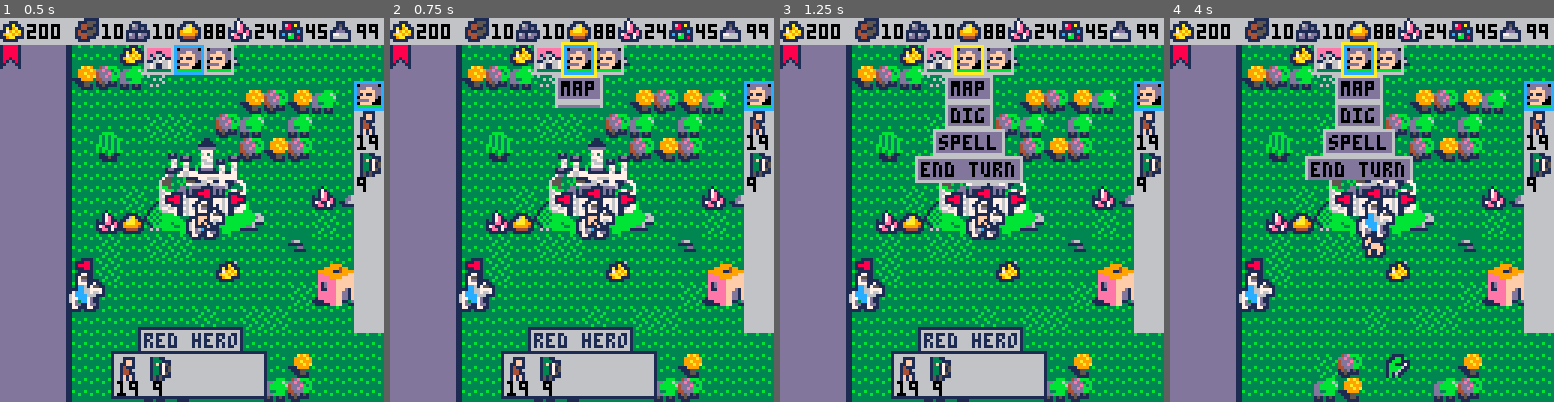
Above: before the commit, frames 1-4 (left to right).
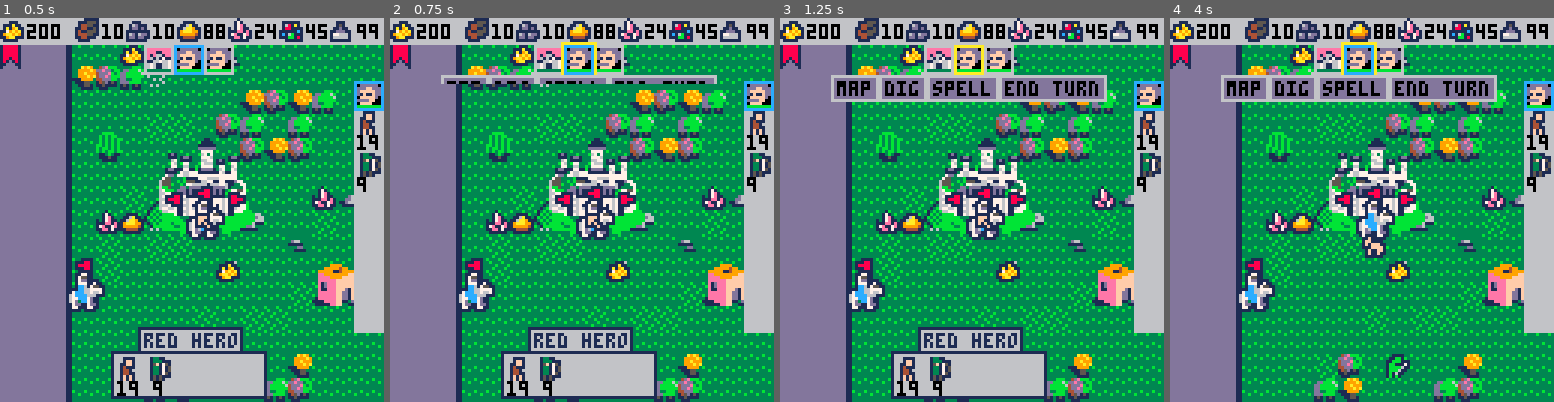
Above: after the commit, the same moments.

Repository: pvan/pico8
Game: PICO-8 cartridge heroes.p8
Two runs of this game, one before a commit and one after it. Both use one fixed random seed, a clock stepped at 60 frames per second and the inputs below.
Inputs:
- Up to frame 1 (0.5 s): tap X (X key) at 0.33 s
- Up to frame 2 (0.75 s): tap O (Z key) at 0.7 s
- Up to frame 3 (1.25 s): tap X (X key) at 1.07 s
- Up to frame 4 (4 s): hold Right 1.6-2.1 s; tap O (Z key) every 0.4 s from 1.7 to 3.7 s; tap X (X key) at 1.85, 2.97 s; hold Up 2.15-2.42 s; hold Right 2.47-3.03 s; hold Left 3.08-3.58 s; hold Down 3.63-3.97 s

Frame 1 is identical in both runs. In frame 2, 2.2% of the frame differs, in the area x 13-86%, y 14-24%; in frame 3, 8.3%, in the area x 13-86%, y 14-43%; in frame 4, 8.2%.

Commit message:
heroes: revert back to horizontal menu
(seems better since covers up less of the play area)

Diff:
--- a/heroes.p8
+++ b/heroes.p8
@@ -332,7 +332,6 @@
  if (btnp(🅾️)) then
   hud_menu_open=not hud_menu_open
   if (hud_menu_open) then
-   menusel=0
    sfx(63)
   else
    sfx(61)
@@ -466,7 +465,7 @@
 
 
 function end_turn()
- --menudown=false
+ menudown=false
  path=nil
  i=1
  for p in all(plrs) do
@@ -1891,7 +1890,7 @@
 function update_hud()
 
  if hud_menu_open then
-  actl_menu_y+=flr(#buttons*9+2-actl_menu_y)/3
+  actl_menu_y+=flr(12-actl_menu_y)/3
  else
   actl_menu_y+=flr(0-actl_menu_y)/3
  end
@@ -1911,10 +1910,13 @@
  end
 
  if hud_menu_open then
-  if (btnp(⬆️)) menusel-=1 sfx(60)
-  if (btnp(⬇️)) menusel+=1 sfx(60)
-  menusel=mid(menusel,0,#buttons)
-	 if menusel==0 then
+	 if (btnp(⬇️)) menudown=true sfx(60)
+	 if (btnp(⬆️)) menudown=false sfx(60)
+	 if menudown then
+	  if (btnp(⬅️)) menusel-=1 sfx(60)
+	  if (btnp(➡️)) menusel+=1 sfx(60)
+	  menusel=mid(menusel,1,#buttons)
+	 else
 	  if (btnp(⬅️)) selport-=1 sfx(60)
 	  if (btnp(➡️)) selport+=1 sfx(60)
 	  selport=mid(selport,1,#ports)
@@ -1923,7 +1925,7 @@
   select(ports[selport])
 
   if btnp(❎) then
-   if menusel==4 then
+   if menusel==4 and menudown then
     sfx(59)
     local askturn=false
     for h in all(cp.heroes) do
@@ -2008,20 +2010,6 @@
  end
 
 
- --menu buttons
- clip(0,0,128,18+actl_menu_y)
- y=20
- for b in all(buttons) do
-  bw=#b*4+2
-  x=63-bw/2
-  rectfill2(x,y,bw,7,13)
-  rect2({x-1,y-1,bw+2,9},6)
-  print(b,x+1,y+1,0)
-  y+=9
- end
- clip()
-
-
  --portrait bar
  local w=#ports*10
  local x,y=63-w/2,9
@@ -2031,31 +2019,48 @@
   if p!=nil then
    d_port(p,x,y)
 
+   --flashing selection box
+			if p==sel then
+			 rect2({x,y,10,10},12)
+			 if hud_menu_open and
+			    not menudown then
+			  bb=flashamt()
+			  rect2({x-bb,y-bb,10+bb*2,10+bb*2},10)
+			 end
+			end
+
    x+=10
   end
  end
 
 
-
-
- --flashing sel box
- if hud_menu_open then
- if menusel>0 then
-  y=menusel*9+11
-  bw=#buttons[menusel]*4+2
-  x=63-bw/2
-  bb=flashamt()
-  rect2({x-1-bb,y-1-bb,bw+2+bb*2,9+bb*2},10)
- else
-  for i=1,8 do
-		 if ports[i]==sel then
-		  bb=flashamt()
-		  x=10*i+53-#ports*10/2
-		  rect2({x-bb,9-bb,10+bb*2,10+bb*2},10)
-		 end
-		end
-	end
-	end
+ --menu
+
+ clip(0,0,128,18+actl_menu_y)
+ mw=0
+ for b in all(buttons) do
+  mw+=#b*4+4
+ end
+ mh=9
+ mx=63-mw/2
+ my=19--actl_menu_y
+ rectfill2(mx,my,mw,mh,6)
+
+ --bottom buttons
+ local x,y=mx+1,my+1
+ local count=1
+ for b in all(buttons) do
+  bw=#b*4+2
+  rectfill2(x,y,bw,7,13)
+  print(b,x+1,y+1,0)
+  if menudown and menusel==count then
+   bb=flashamt()
+   rect2({x-1-bb,y-1-bb,bw+2+bb*2,9+bb*2},10)
+  end
+  x+=bw+2
+  count+=1
+ end
+ clip()
 
 
  --right sidebar: army
@@ -2082,7 +2087,7 @@
  "spell",
  "end turn",
 }
-menusel=0
+menusel=4
 
 
 res_names={
